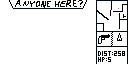
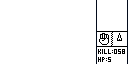
Layers edited between the first and the second w=128, h=64 image:
hid group "Level Banner" (9 layers) over [9, 0, 87, 9]
hid "ANYONE HERE??" over [10, 0, 86, 8]
hid "LEVEL banner" over [9, 0, 87, 9]
hid "MAP" over [96, 0, 128, 32]
painted on "Health" over [98, 49, 125, 56]
showed "Hand", moved it above "Gun", painted on it over [97, 31, 112, 45]
hid "Gun", moved it below "Hand", painted on it over [98, 34, 110, 44]
